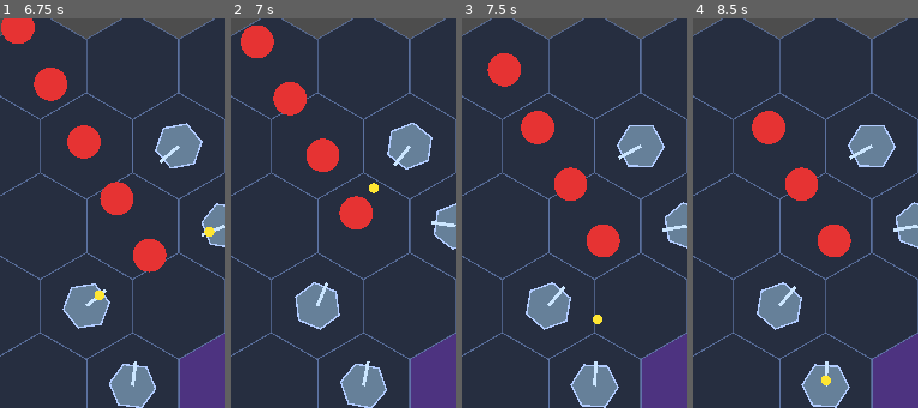
Above: before the commit, frames 1-4 (left to right).
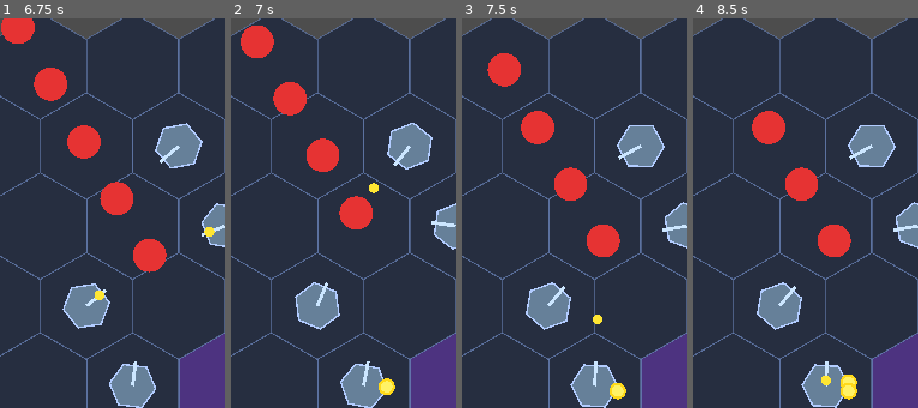
Above: after the commit, the same moments.

Repository: Shiroyasha21/invasion-game
Game: Godot game, scene res://scenes/game/Game.tscn
The game is run twice, just before and just after one commit, with the same random seed, the same clock (stepped at 60 frames per second) and the same inputs.
Inputs (mouse positions are % of the whole screen's width and height, from its top left):
- Up to frame 1 (6.75 s): tap Enter at 0.5, 2 s; move the mouse to (72, 46) at 0.52 s; click (72, 46) at 0.67 s; tap Space at 1.25, 3.5 s; drag from (30, 56) to (45, 72) at 1.27 s; move the mouse to (60, 29) at 2.02 s; click (60, 29) at 2.17 s; drag from (45, 72) to (20, 36) at 2.77 s; move the mouse to (80, 67) at 3.52 s; click (80, 67) at 3.67 s; drag from (20, 36) to (35, 26) at 4.27 s; move the mouse to (55, 51) at 5.02 s; click (55, 51) at 5.17 s; drag from (35, 26) to (30, 56) at 5.77 s; move the mouse to (72, 46) at 6.52 s; click (72, 46) at 6.67 s
- Up to frame 2 (7 s): no input
- Up to frame 3 (7.5 s): drag from (30, 56) to (45, 72) at 7.27 s
- Up to frame 4 (8.5 s): move the mouse to (60, 29) at 8.02 s; click (60, 29) at 8.17 s
The pictures show only the part of the screen within x 0-50%, y 4-54%; the shares and areas given below are measured in that part.

Frame 1 is identical in both runs. In frame 2, 0.2% of the frame differs, in the area x 65-73%, y 92-97%; in frame 3, 0.2%; in frame 4, 0.4%, in the area x 65-73%, y 91-98%.

Commit message:
Ignore stray root-level scene duplicates created by Godot editor

Diff:
--- a/invasion-game/Coin.tscn
+++ /dev/null
@@ -1,6 +0,0 @@
-[gd_scene format=3 uid="uid://dg2d6jyqddyd4"]
-
-[ext_resource type="Script" uid="uid://bm58o7rsdk4cx" path="res://scripts/systems/coin.gd" id="1_h5dih"]
-
-[node name="Coin" type="Node2D" unique_id=663671565]
-script = ExtResource("1_h5dih")
--- a/invasion-game/CoinVacuum.tscn
+++ /dev/null
@@ -1,6 +0,0 @@
-[gd_scene format=3 uid="uid://dj67i8lnwgf1j"]
-
-[ext_resource type="Script" uid="uid://knh1ebtew6pi" path="res://scripts/systems/coin_vacuum.gd" id="1_htmk6"]
-
-[node name="CoinVacuum" type="Node2D" unique_id=1517443633]
-script = ExtResource("1_htmk6")
--- a/invasion-game/Projectile.tscn
+++ /dev/null
@@ -1,6 +0,0 @@
-[gd_scene format=3 uid="uid://ch572ugsm2kmq"]
-
-[ext_resource type="Script" uid="uid://c8o86vgrxv1eg" path="res://scripts/towers/projectile.gd" id="1_t7eop"]
-
-[node name="Projectile" type="Node2D" unique_id=509434156]
-script = ExtResource("1_t7eop")
--- a/invasion-game/TowerBase.tscn
+++ /dev/null
@@ -1,6 +0,0 @@
-[gd_scene format=3 uid="uid://clhil11p4mdwq"]
-
-[ext_resource type="Script" uid="uid://c5i01ughhnykl" path="res://scripts/towers/tower_base.gd" id="1_m3t3g"]
-
-[node name="TowerBase" type="Node2D" unique_id=364181284]
-script = ExtResource("1_m3t3g")
--- a/invasion-game/scenes/game/Game.tscn
+++ b/invasion-game/scenes/game/Game.tscn
@@ -6,6 +6,7 @@
 [ext_resource type="Script" uid="uid://begdpf6s4de2" path="res://scripts/systems/wave_manager.gd" id="3_7qcb4"]
 [ext_resource type="PackedScene" uid="uid://dcepwqpn6k03f" path="res://scenes/towers/TowerBase.tscn" id="3_365ku"]
 [ext_resource type="PackedScene" uid="uid://bi8slckpojhvb" path="res://scenes/towers/Projectile.tscn" id="4_gg4pt"]
+[ext_resource type="PackedScene" uid="uid://boeq2o215pv60" path="res://scenes/systems/Coin.tscn" id="5_wnrko"]
 [ext_resource type="Script" uid="uid://knh1ebtew6pi" path="res://scripts/systems/coin_vacuum.gd" id="7_gg4pt"]
 
 [node name="Game" type="Node2D" unique_id=1724296568]
@@ -13,6 +14,7 @@
 enemy_scene = ExtResource("2_7qcb4")
 tower_scene = ExtResource("3_365ku")
 projectile_scene = ExtResource("4_gg4pt")
+coin_scene = ExtResource("5_wnrko")
 
 [node name="HexGrid" parent="." unique_id=1164585603 instance=ExtResource("1_klkup")]
 
Not shown, changed: .gitignore
